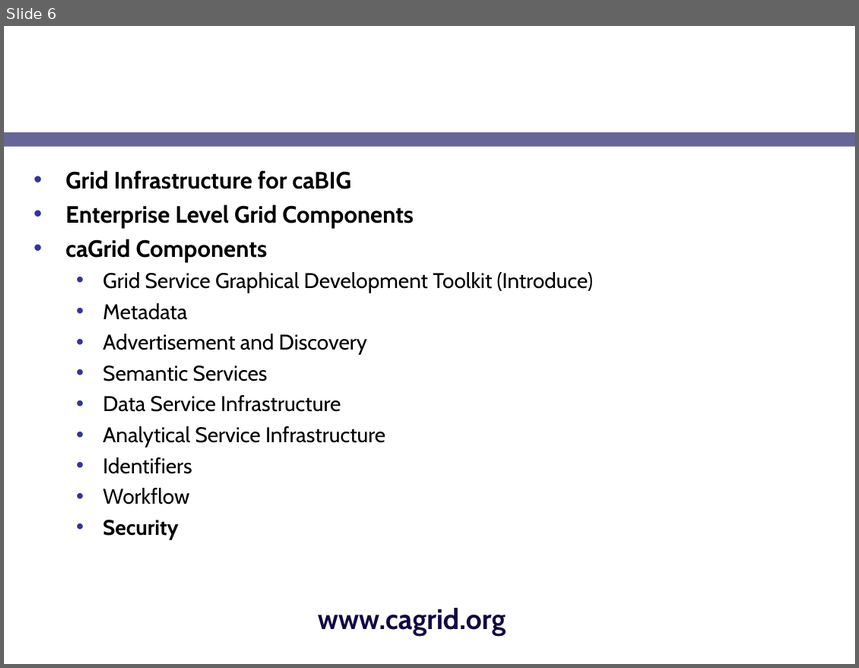
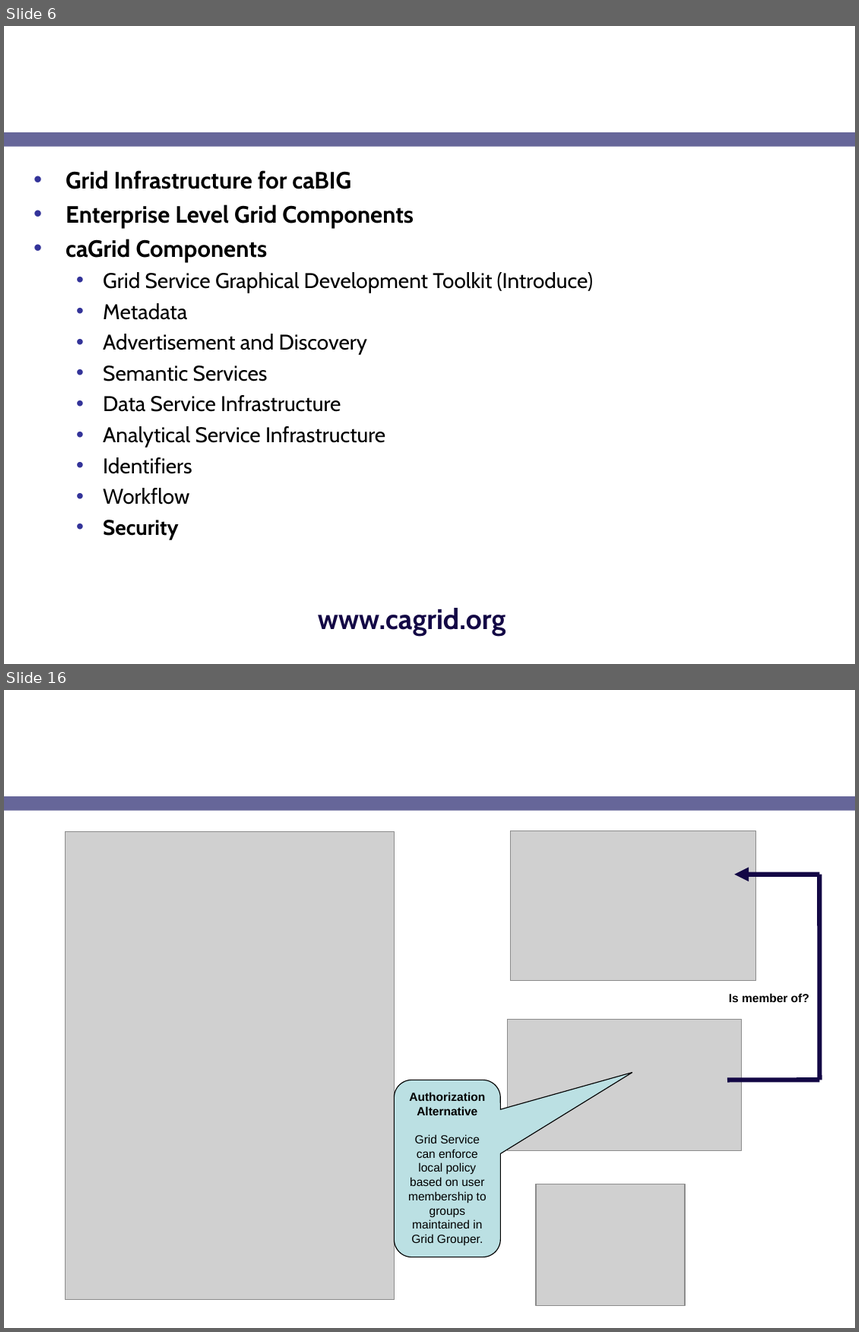
Before and after one commit to NCIP/cagrid-portal, a slide deck: cagrid-1-0/Documentation/presentations/security/gaards-ogf-19.ppt. Shown one above the other, each under a label of ours: slide 6 before the commit, slides 6 and 16 after it; the slides between them are not shown. The pictures are 859x668 and 859x1332 pixels, drawn with LibreOffice and Linux fonts; fonts in the diff are those of the drawing; grey boxes stand for pictures; background and template pictures are left out. Boxes give left, top, right and bottom in pixels: in the first picture for what was removed or moved away, otherwise in the second. Text is boxed around its words. In the diff, an @@ line names an element or a change of style, - is before the commit and + after.

```diff
--- a/cagrid-1-0/Documentation/presentations/security/gaards-ogf-19.ppt
+++ b/cagrid-1-0/Documentation/presentations/security/gaards-ogf-19.ppt
@@ slide 16 added at (4, 690, 855, 1328), background picture (left out); not listed: 1 template element that a slide beside it also shows @@
@@ title added at (32, 690, 671, 790), 24 pt, text #FFFFFF, bold @@
+GAARDS in Action
@@ picture added at (66, 832, 395, 1300) @@
@@ picture added at (510, 831, 756, 981) @@
@@ arrow added from (819, 875) to (734, 875), #130745 4 pt @@
@@ line added from (819, 875) to (819, 1080), #130745 4 pt @@
@@ text added at (729, 993, 810, 1002), 10 pt, text #000000, bold @@
+Is member of?
@@ picture added at (508, 1019, 742, 1151) @@
@@ rounded speech box added at (394, 1080, 500, 1257), fill #BBE0E3, outline #000000 0.74 pt, 10 pt, text #000000 @@
+Authorization
+Alternative
+Grid Service can enforce local policy based on user membership to groups maintained in Grid Grouper.
@@ line added from (819, 1080) to (728, 1080), #130745 4 pt @@
@@ picture added at (536, 1185, 685, 1306) @@
```
Also in this commit, not shown: 9 other slides added.
